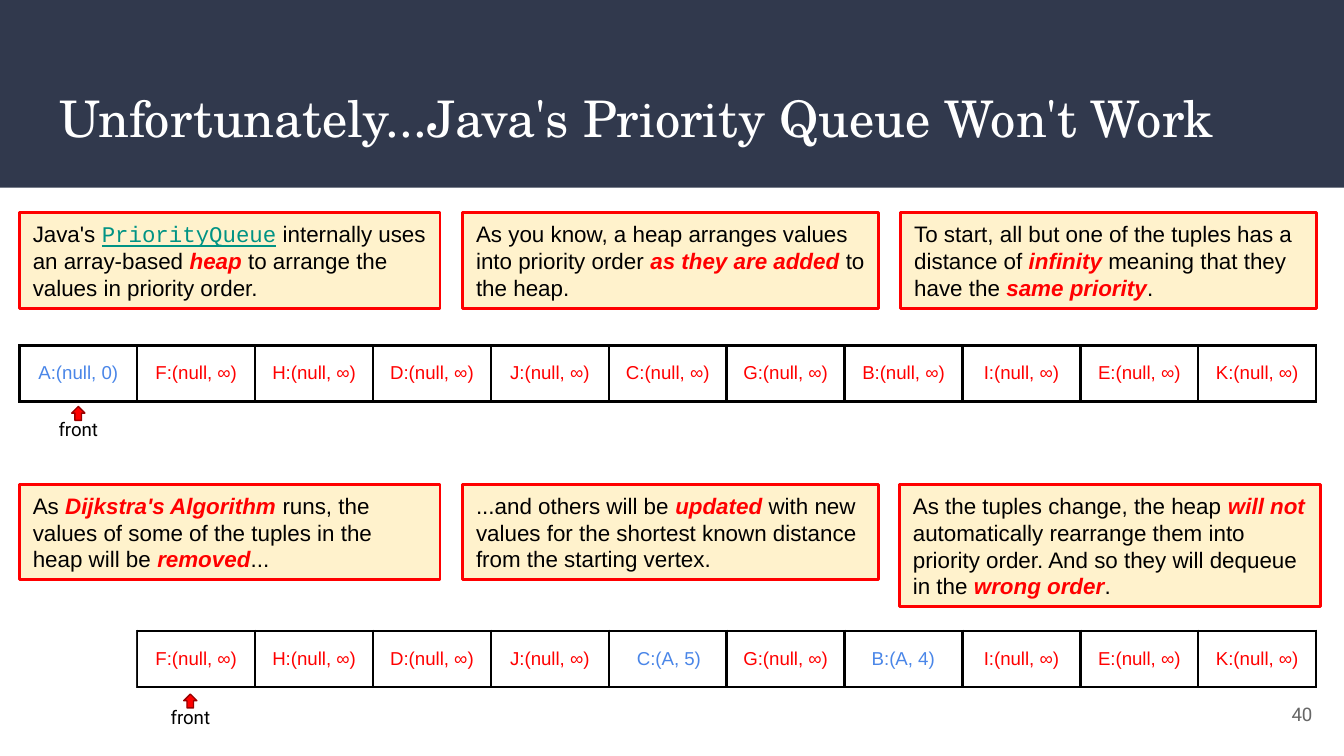
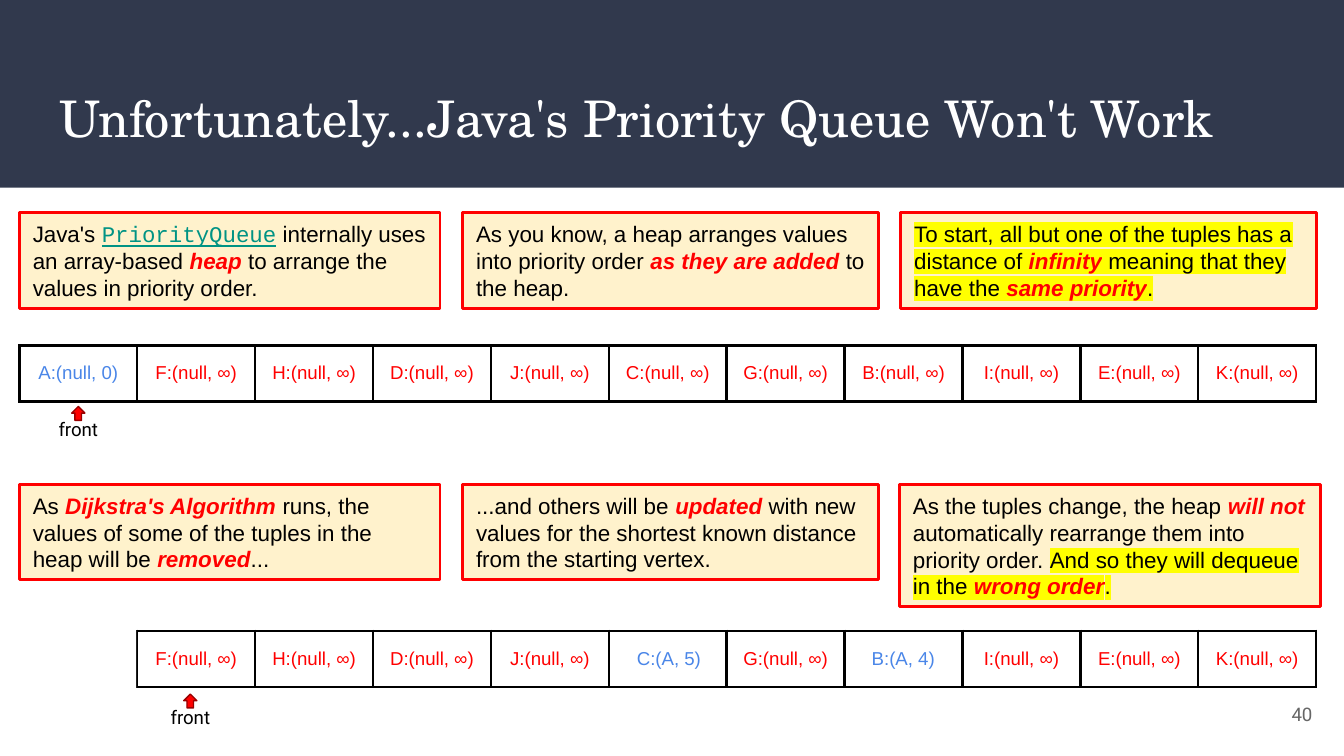
Before and after one commit to alam-tanweer/DailyFolder, a slide deck: slide 40 of CourseContent/Unit 13_Algorithm/tanweer/13_ Algorithms - ta.pptx. Drawn at 1344x756 pixels with LibreOffice and Linux fonts; fonts in the diff are those of the drawing. Boxes give left, top, right and bottom in pixels: in the first picture for what was removed or moved away, otherwise in the second. Text is boxed around its words. In the diff, an @@ line names an element or a change of style, - is before the commit and + after.

```diff
--- a/CourseContent/Unit 13_Algorithm/tanweer/13_ Algorithms - ta.pptx
+++ b/CourseContent/Unit 13_Algorithm/tanweer/13_ Algorithms - ta.pptx
@@ text "To start, all but one ..." at (x1=900, y1=206, x2=1316, y2=314): highlight none to #FFFF00 @@
@@ table resized from (x1=19, y1=345, x2=1320, y2=756) to (x1=19, y1=345, x2=1320, y2=402) @@
@@ text "As the tuples change, the ..." at (x1=899, y1=478, x2=1320, y2=614): highlight none to #FFFF00 in "And so they will dequeue in the ..." @@
```
Also in this commit, not shown: 36 other slides changed, 5 other files.
